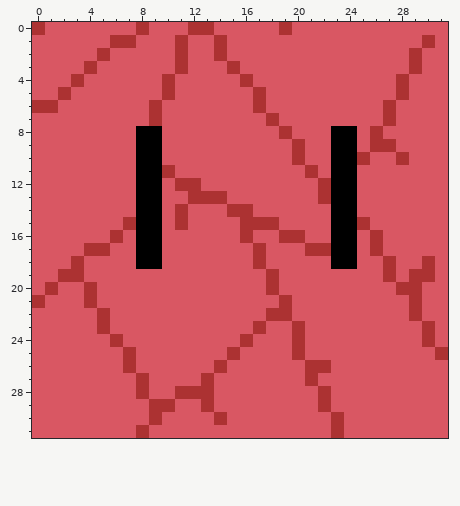
A pixel-art file gets an edit: Assets/Sprites/Entities/Player Icon.aseprite. The picture above is the old version.
32x32 pixels, 1 frame.
After the commit:
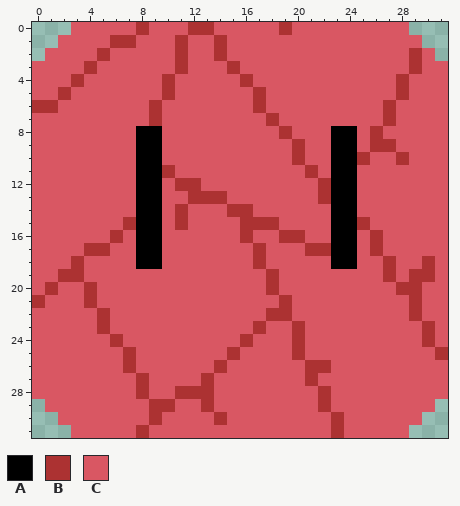
Palette (. is transparent): A #000000  B #ac3232  C #d95763
Changes in this commit:
The edit erases colour B in row 0 at x 0; in row 1 at x 30.
The edit erases colour C in row 0 at x 1 to 2 and 29 to 31; in row 1 at x 0 to 1 and 31; in row 2 at x 0 and 31; in row 29 at x 0 and 31; in row 30 at x 0 to 1 and 30 to 31; in row 31 at x 0 to 2 and 29 to 31.
Boxes around the changes in both pictures, in picture pixels (x1, y1, x2, y2):
erased: (32, 22, 71, 61)
erased: (409, 22, 448, 61)
erased: (32, 399, 71, 438)
erased: (409, 399, 448, 438)
